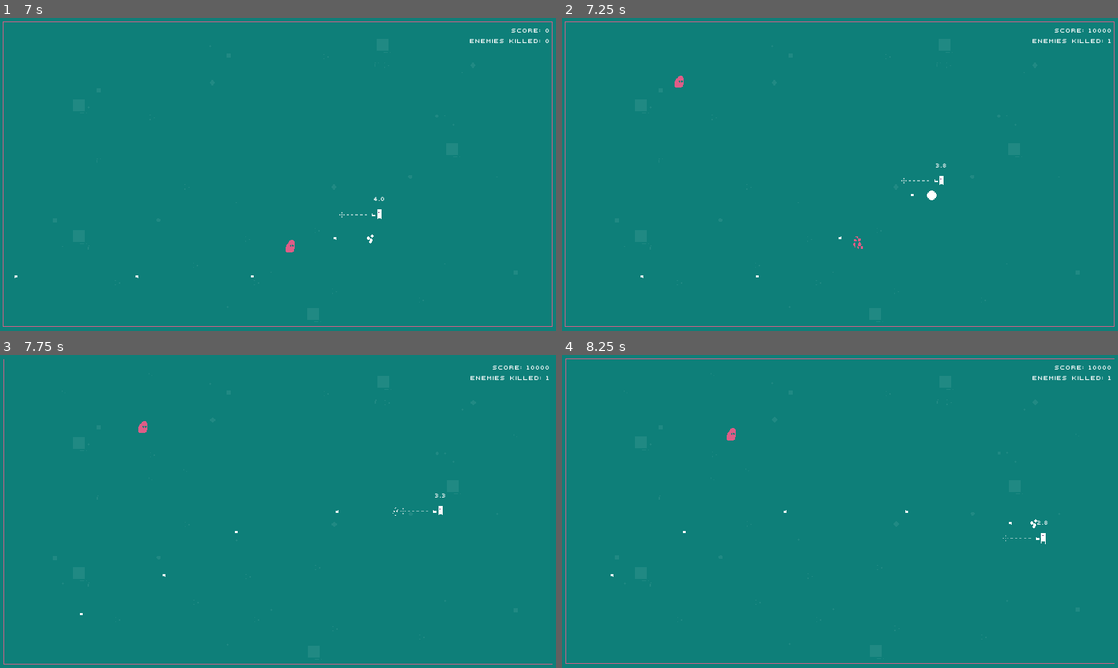
Above: before the commit, frames 1-4 (two rows, left to right).
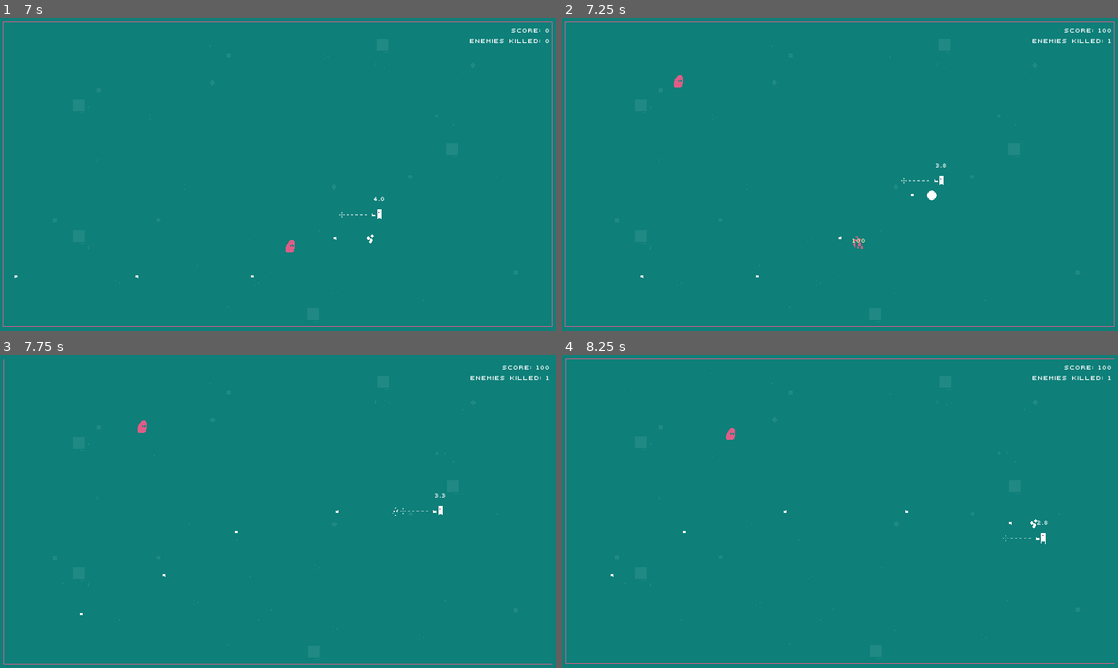
Above: after the commit, the same moments.

Repository: skarnl/gmtk-game-jam
Game: Godot game, scene res://screens/game/game.tscn
The game is run twice, just before and just after one commit, with the same random seed, the same clock (stepped at 60 frames per second) and the same inputs. This scene is started directly instead of the project's main scene. Sound files missing from this copy of the repository are replaced by a short silence.
Inputs (mouse positions are in pixels of both pictures, inside the frame that each line leads up to):
- Up to frame 1 (7 s): tap Enter at 0.5 s; move the mouse to (400, 158) at 0.52 s; hold Right (ui_right) 0.53-1.28 s; click (400, 158) at 0.67 s; tap Space at 1.25 s; move the mouse to (166, 190) at 1.27 s; hold Down (ui_down) 1.28-2.03 s; move the mouse to (333, 105) at 2.02 s; hold Right (ui_right) 2.03-2.78 s; move the mouse to (250, 237) at 2.77 s; hold Up (ui_up) 2.78-3.53 s; click (250, 237) at 2.92 s; move the mouse to (444, 221) at 3.52 s; hold Left (ui_left) 3.53-5.03 s; move the mouse to (111, 127) at 4.27 s; move the mouse to (305, 174) at 5.02 s; hold Down (ui_down) 5.03-5.78 s; click (305, 174) at 5.17 s; move the mouse to (194, 96) at 5.77 s; hold Right (ui_right) 5.78-6.53 s; move the mouse to (400, 158) at 6.52 s; hold Up (ui_up) from 6.53 s (still down)
- Up to frame 2 (7.25 s): keep holding Up (ui_up)
- Up to frame 3 (7.75 s): move the mouse to (166, 527) at 7.27 s; release Up (ui_up) at 7.28 s; hold Right (ui_right) from 7.28 s (still down); click (166, 527) at 7.42 s
- Up to frame 4 (8.25 s): move the mouse to (895, 442) at 8.02 s; release Right (ui_right) at 8.03 s; hold Down (ui_down) from 8.03 s (still down)

Frame 1 is identical in both runs. In frame 2, 0.1% of the frame differs, in the area x 20-97%, y 3-72%; in frame 3, less than 0.1%; in frame 4, less than 0.1%.

Commit message:
Show points when enemy gets killed

Diff:
--- a/entities/enemy.gd
+++ b/entities/enemy.gd
@@ -9,6 +9,8 @@
 
 var points_when_killed
 var player_reference
+
+var points = preload('res://gui/points.tscn')
 
 var movement_speed
 
@@ -60,9 +62,12 @@
 func _on_Area2D_area_entered(area):
 	set_physics_process(false)
 	call_deferred('_disable_collisions')
+
+	remove_from_group('enemies')
+
 	emit_signal('enemy_killed')
 
-#	area.queue_free()
+	_spawn_points()
 
 	$AnimationPlayer.play('die')
 	$DeathSound.play()
@@ -71,6 +76,11 @@
 
 	queue_free()
 
+func _spawn_points():
+	var points_instance = points.instance()
+	points_instance.text = str(points_when_killed)
+
+	add_child(points_instance)
 
 #player
 func _on_Area2D_body_entered(body):
--- /dev/null
+++ b/gui/points.tscn
@@ -0,0 +1,49 @@
+[gd_scene load_steps=3 format=2]
+
+[ext_resource path="res://assets/default.theme" type="Theme" id=1]
+
+[sub_resource type="Animation" id=1]
+resource_name = "fade"
+length = 0.6
+tracks/0/type = "value"
+tracks/0/path = NodePath(".:rect_position")
+tracks/0/interp = 1
+tracks/0/loop_wrap = true
+tracks/0/imported = false
+tracks/0/enabled = true
+tracks/0/keys = {
+"times": PoolRealArray( 0, 0.3 ),
+"transitions": PoolRealArray( 1, 1 ),
+"update": 0,
+"values": [ Vector2( -25, -20 ), Vector2( -25, -38 ) ]
+}
+tracks/1/type = "value"
+tracks/1/path = NodePath(".:modulate")
+tracks/1/interp = 1
+tracks/1/loop_wrap = true
+tracks/1/imported = false
+tracks/1/enabled = true
+tracks/1/keys = {
+"times": PoolRealArray( 0.1, 0.5 ),
+"transitions": PoolRealArray( 1, 1 ),
+"update": 0,
+"values": [ Color( 0.964706, 0.937255, 0.65098, 1 ), Color( 0.964706, 0.937255, 0.65098, 0 ) ]
+}
+
+[node name="Label" type="Label"]
+modulate = Color( 0.964706, 0.937255, 0.65098, 0 )
+margin_left = -25.0
+margin_top = -38.0
+margin_right = 25.0
+margin_bottom = 2.0
+theme = ExtResource( 1 )
+text = "123"
+align = 1
+valign = 1
+__meta__ = {
+"_edit_use_anchors_": false
+}
+
+[node name="AnimationPlayer" type="AnimationPlayer" parent="."]
+autoplay = "fade"
+anims/fade = SubResource( 1 )
--- a/screens/game/game.gd
+++ b/screens/game/game.gd
@@ -82,7 +82,7 @@
 	enemy.connect('enemy_killed', self, '_on_enemy_killed', [enemy])
 	enemy.connect('player_hit', self, '_on_player_hit')
 
-	get_parent().add_child(enemy)
+	get_parent().call_deferred('add_child', enemy)
 
 
 func _on_Player_change_time_changed(time_left):
@@ -104,8 +104,6 @@
 	spawn_enemy()
 
 func _on_player_hit():
-	# TODO calculate health?
-
 	_change_state(STATES.GAME_OVER)
 
 
@@ -116,7 +114,7 @@
 	$'../HUD/Score'.set_enemies_killed(_enemies_killed)
 
 func _update_score(amount):
-	_score += stepify(amount, 0.01) * 100
+	_score += amount
 	$'../HUD/Score'.set_score(_score)
 
 func reset():
@@ -202,10 +200,14 @@
 
 
 func _get_global_information():
+	var enemy_nodes = get_tree().get_nodes_in_group('enemies')
+
 	var text = 'score: %s\n' % _score
 	text += 'enemies killed: %s\n' % _enemies_killed
 	text += 'times restarted: %s\n' % restart_count
 	text += 'enemy spawn rate: %.2f\n' % enemy_timer.wait_time
+	text += 'enemies alive: %s\n' % enemy_nodes.size()
+	text += 'enemies spawned %s\n' % str(_enemies_killed + enemy_nodes.size())
 
 	return text
 
